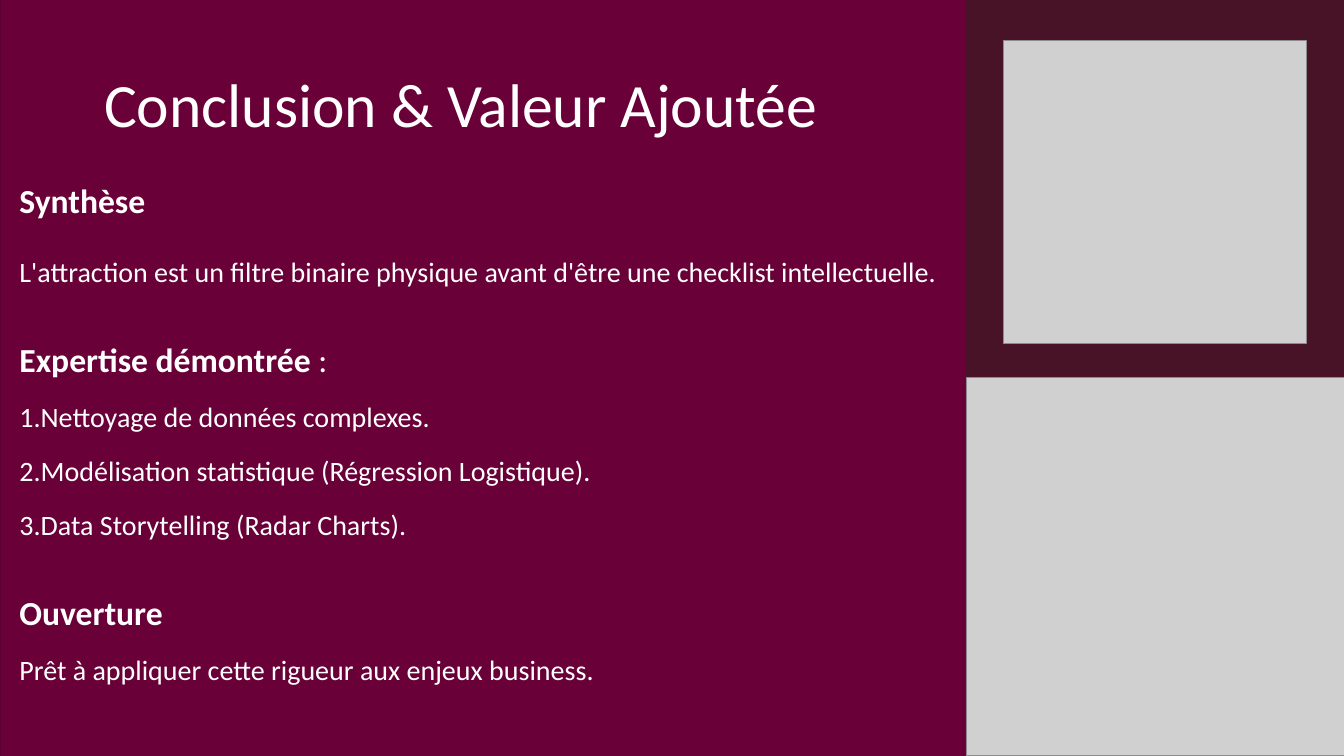
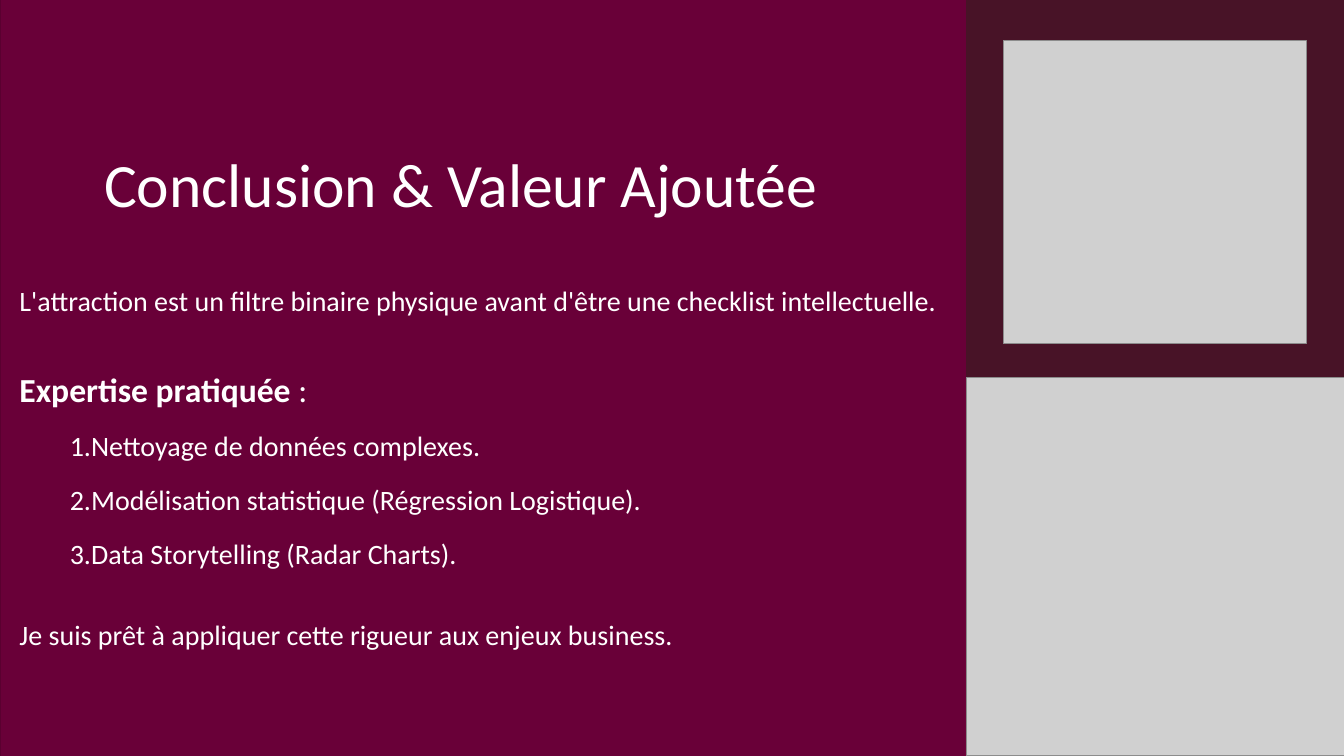
Before and after one commit to BassemZakher/tinder_project, a slide deck: slide 6 of Tinder_Project.pptx. Drawn at 1344x756 pixels with LibreOffice and Linux fonts; fonts in the diff are those of the drawing; grey boxes stand for pictures. Boxes give left, top, right and bottom in pixels: in the first picture for what was removed or moved away, otherwise in the second. Text is boxed around its words. In the diff, an @@ line names an element or a change of style, - is before the commit and + after.

```diff
--- a/Tinder_Project.pptx
+++ b/Tinder_Project.pptx
@@ title "Conclusion & Valeur Ajoutée": place and size @@
-title "Conclusion & Valeur Ajoutée" at box(104, 84, 816, 138)
+title "Conclusion & Valeur Ajoutée" at box(104, 164, 816, 218)
@@ text at box(19, 189, 145, 219): paragraph removed @@
-Synthèse
@@ text "L'attraction est un filtre binaire ...": place and size @@
-text "L'attraction est un filtre binaire ..." at box(19, 189, 936, 685)
+text "L'attraction est un filtre binaire ..." at box(19, 291, 936, 650)
@@ text at box(19, 378, 291, 408): text changed @@
-Expertise démontrée :
+Expertise pratiquée :
@@ text at box(70, 436, 640, 569): list level 1 to 2 in "Nettoyage de données complexes."; list level 1 to 2 in "Modélisation statistique (Régression Logistique)."; list level 1 to 2 in "Data Storytelling (Radar Charts)." @@
@@ text at box(19, 625, 673, 650): text changed @@
-Ouverture
-Prêt à appliquer cette rigueur aux enjeux business.
+Je suis prêt à appliquer cette rigueur aux enjeux business.
```
Also in this commit, not shown: 2 other files.
